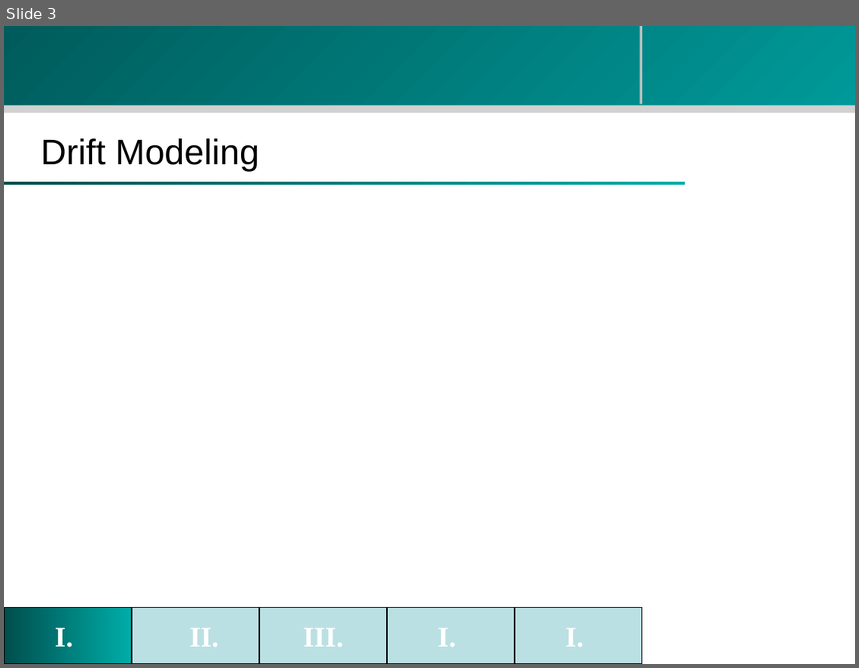
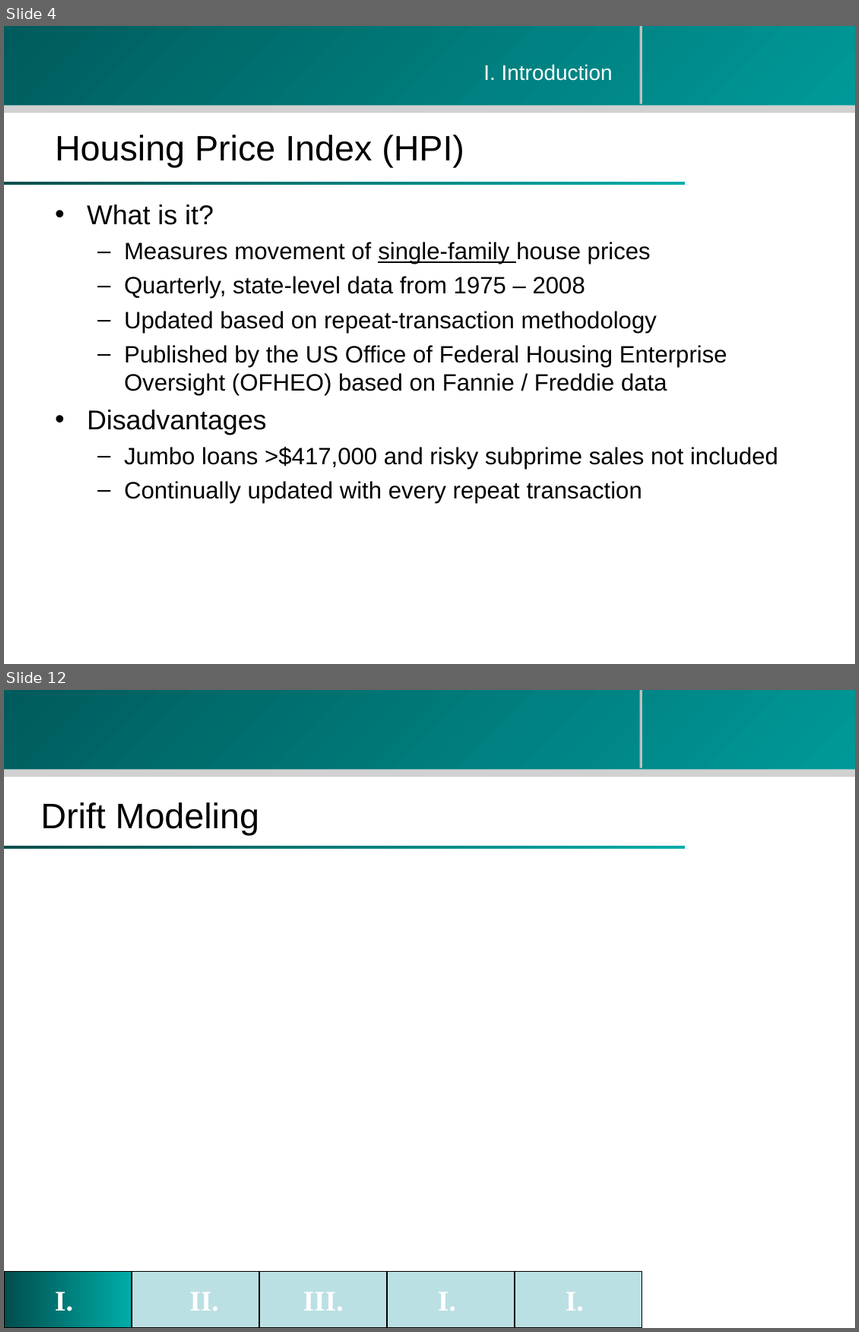
Before and after one commit to zhouzhenghui/svnrepository, a slide deck: SVNRepository/Presentation/M.Eng Final Presentation-take2.ppt. Shown one above the other, each under a label of ours: slide 3 before the commit, slides 4 and 12 after it; the slides between them are not shown. The pictures are 859x668 and 859x1332 pixels, drawn with LibreOffice and Linux fonts; fonts in the diff are those of the drawing; background and template pictures are left out. Boxes give left, top, right and bottom in pixels: in the first picture for what was removed or moved away, otherwise in the second. Text is boxed around its words. In the diff, an @@ line names an element or a change of style, - is before the commit and + after.

```diff
--- a/SVNRepository/Presentation/M.Eng Final Presentation-take2.ppt
+++ b/SVNRepository/Presentation/M.Eng Final Presentation-take2.ppt
@@ slide 4 added at (x1=4, y1=26, x2=855, y2=664), background #FFFFFF; not listed: 4 template elements that a slide beside it also shows @@
@@ text added at (x1=484, y1=64, x2=613, y2=81), 18 pt, text #FFFFFF @@
+I. Introduction
@@ title added at (x1=55, y1=135, x2=465, y2=167), 30 pt, text #000000 @@
+Housing Price Index (HPI)
@@ text added at (x1=87, y1=205, x2=778, y2=503), 20 pt, text #000000 @@
+• What is it?
+  – Measures movement of single-family house prices
+  – Quarterly, state-level data from 1975 – 2008
+  – Updated based on repeat-transaction methodology
+  – Published by the US Office of Federal Housing Enterprise Oversight (OFHEO) based on Fannie / Freddie data
+• Disadvantages
+  – Jumbo loans >$417,000 and risky subprime sales not included
+  – Continually updated with every repeat transaction
@@ what was slide 3 is now slide 12 @@
```
Also in this commit, not shown: 1 slide changed, 9 other slides added, 1 slide removed.
